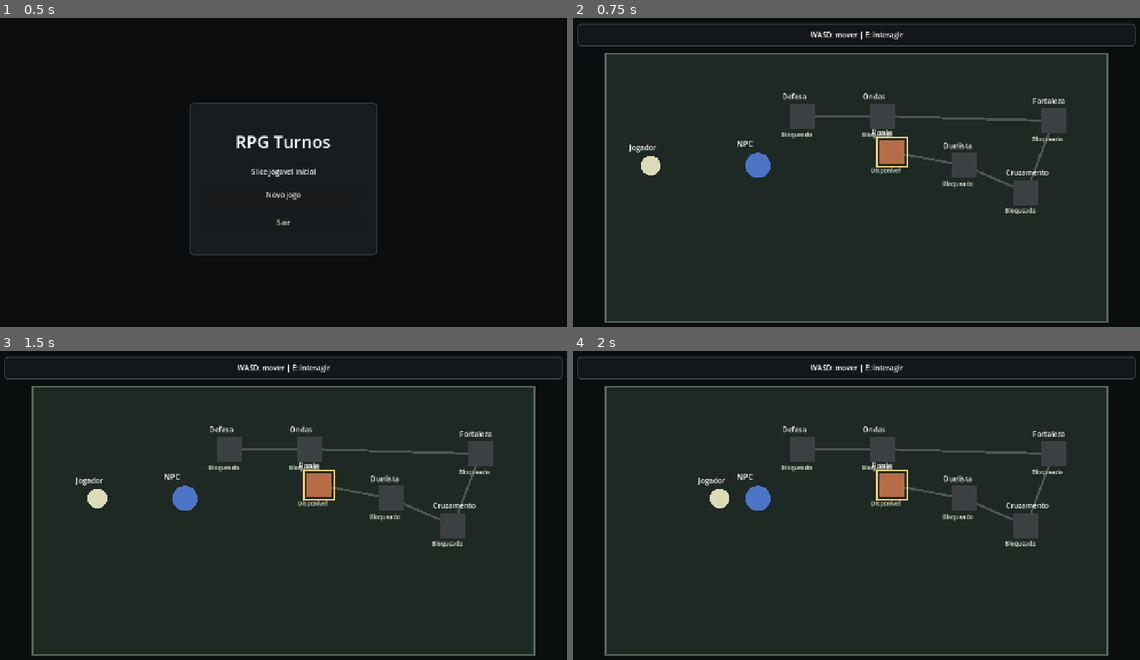
Above: before the commit, frames 1-4 (two rows, left to right).
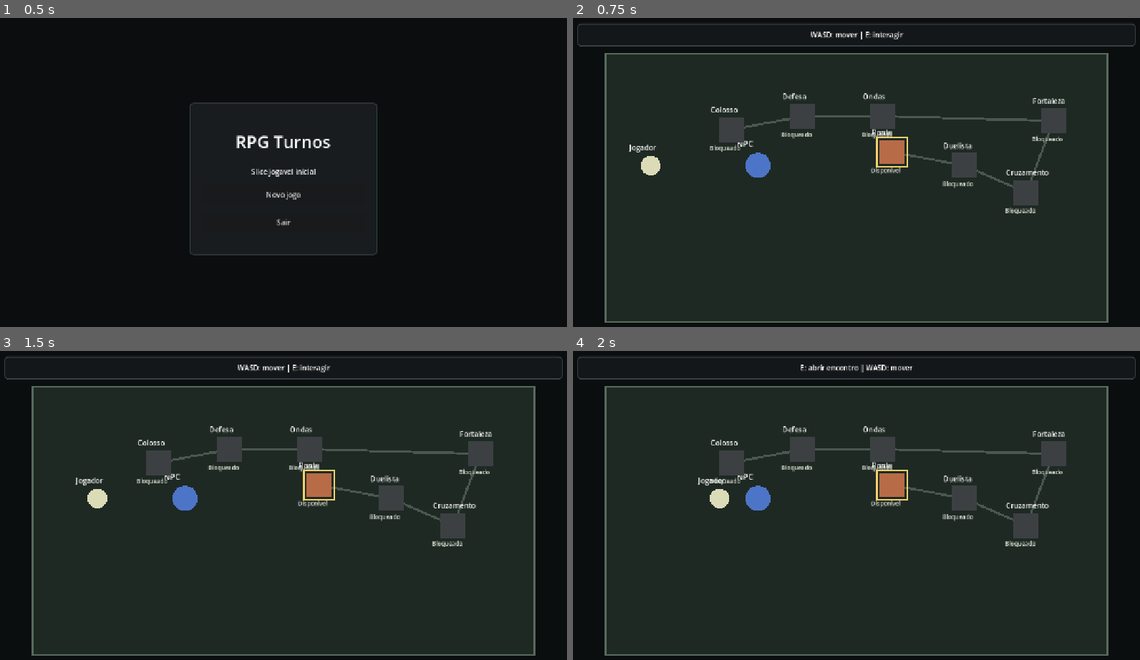
Above: after the commit, the same moments.

Repository: Bournellis/Studio
Game: Godot game, scene res://modes/boot/boot.tscn
Same seed, same stepped clock (60 frames per second), same inputs: the game is played once before the commit and once after it.
Inputs (mouse positions are in pixels of both pictures, inside the frame that each line leads up to):
- Up to frame 1 (0.5 s): no input
- Up to frame 2 (0.75 s): click "Novo jogo" at 0.5 s
- Up to frame 3 (1.5 s): tap Enter at 1.25 s; move the mouse to (408, 496) at 1.27 s; hold D from 1.28 s (still down); hold Shift from 1.28 s (still down); click (408, 496) at 1.42 s
- Up to frame 4 (2 s): keep holding D; keep holding Shift

Frame 1 is identical in both runs. In frame 2, 0.5% of the frame differs, in the area x 24-39%, y 28-44%; in frame 3, 0.5%; in frame 4, 0.8%, in the area x 24-60%, y 4-44%.

Commit message:
Implement rpg-turnos chefe multiparte mode

Diff:
--- a/Projetos/rpg-turnos/battle/battle_engine.gd
+++ b/Projetos/rpg-turnos/battle/battle_engine.gd
@@ -9,6 +9,7 @@
 const MODE_DUEL: String = "duelo"
 const MODE_WAVES: String = "ondas"
 const MODE_DEFENSE: String = "defesa"
+const MODE_BOSS_PARTS: String = "chefe_multiparte"
 
 const DAMAGE_FISICO_MELEE: String = "fisico_melee"
 const DAMAGE_FISICO_ALCANCE: String = "fisico_alcance"
@@ -65,6 +66,7 @@
 var wave_count: int = 0
 var defense_turn_limit: int = 0
 var defense_turns_survived: int = 0
+var boss_part_slots: Array[int] = []
 var active_player_id: String = PLAYER_ID
 var priority_owner_id: String = PLAYER_ID
 var consecutive_passes: int = 0
@@ -100,6 +102,7 @@
 	wave_count = 0
 	defense_turn_limit = 0
 	defense_turns_survived = 0
+	boss_part_slots = []
 	_waves = []
 	active_player_id = PLAYER_ID
 	priority_owner_id = PLAYER_ID
@@ -145,6 +148,10 @@
 		"defense_turn_limit": defense_turn_limit,
 		"defense_turns_survived": defense_turns_survived,
 		"defense_label": get_defense_label(),
+		"boss_part_slots": boss_part_slots.duplicate(),
+		"boss_parts_destroyed": _boss_parts_destroyed_count(),
+		"boss_part_count": boss_part_slots.size(),
+		"boss_label": get_boss_label(),
 		"active_player_id": active_player_id,
 		"priority_owner_id": priority_owner_id,
 		"consecutive_passes": consecutive_passes,
@@ -169,6 +176,8 @@
 			return "Ondas"
 		MODE_DEFENSE:
 			return "Defesa"
+		MODE_BOSS_PARTS:
+			return "Chefe multiparte"
 		_:
 			return modo_batalha
 
@@ -186,7 +195,15 @@
 	var wave_text: String = get_wave_label()
 	if wave_text != "":
 		return wave_text
-	return get_defense_label()
+	var defense_text: String = get_defense_label()
+	if defense_text != "":
+		return defense_text
+	return get_boss_label()
+
+func get_boss_label() -> String:
+	if modo_batalha != MODE_BOSS_PARTS or boss_part_slots.is_empty():
+		return ""
+	return "Partes %d/%d" % [_boss_parts_destroyed_count(), boss_part_slots.size()]
 
 func get_priority_label() -> String:
 	if outcome != "":
@@ -649,7 +666,7 @@
 	var player_hero_resource = _catalog.player_hero
 	var enemy_hero_resource = _catalog.enemy_hero
 	var encounter_mode: String = str(encounter.get("mode", MODE_CLEAR_BOARD))
-	var enemy_is_encounter_controller: bool = encounter_mode == MODE_CLEAR_BOARD or encounter_mode == MODE_WAVES or encounter_mode == MODE_DEFENSE
+	var enemy_is_encounter_controller: bool = encounter_mode == MODE_CLEAR_BOARD or encounter_mode == MODE_WAVES or encounter_mode == MODE_DEFENSE or encounter_mode == MODE_BOSS_PARTS
 	var player_controller: Dictionary = {
 		"id": PLAYER_ID,
 		"kind": "humano",
@@ -704,10 +721,23 @@
 	wave_index = 0
 	defense_turn_limit = int(encounter.get("defense_turn_limit", 0)) if modo_batalha == MODE_DEFENSE else 0
 	defense_turns_survived = 0
+	_configure_boss_parts(encounter)
 	if modo_batalha == MODE_WAVES and wave_count > 0:
 		_spawn_wave(0)
 	else:
 		_spawn_enemy_setups(Array(encounter.get("starting_enemy_slots", [])))
+
+func _configure_boss_parts(encounter: Dictionary) -> void:
+	boss_part_slots = []
+	if modo_batalha != MODE_BOSS_PARTS:
+		return
+	for raw_slot: Variant in Array(encounter.get("boss_part_slots", [])):
+		var slot_index: int = int(raw_slot)
+		if slot_index < 0 or slot_index >= enemy_slots.size():
+			continue
+		if boss_part_slots.has(slot_index):
+			continue
+		boss_part_slots.append(slot_index)
 
 func _spawn_wave(index: int) -> void:
 	if index < 0 or index >= _waves.size():
@@ -1276,6 +1306,8 @@
 		victory = wave_count > 0 and wave_index >= wave_count - 1 and _enemy_board_is_clear()
 	elif modo_batalha == MODE_DEFENSE:
 		victory = defense_turn_limit > 0 and defense_turns_survived >= defense_turn_limit
+	elif modo_batalha == MODE_BOSS_PARTS:
+		victory = _boss_parts_are_clear()
 	else:
 		victory = _enemy_board_is_clear()
 	if player_dead:
@@ -1292,6 +1324,16 @@
 		if occupant != null:
 			return false
 	return true
+
+func _boss_parts_are_clear() -> bool:
+	return not boss_part_slots.is_empty() and _boss_parts_destroyed_count() >= boss_part_slots.size()
+
+func _boss_parts_destroyed_count() -> int:
+	var destroyed: int = 0
+	for slot_index: int in boss_part_slots:
+		if slot_index < 0 or slot_index >= enemy_slots.size() or enemy_slots[slot_index] == null:
+			destroyed += 1
+	return destroyed
 
 func _ready_controller_slots(controller_id: String) -> void:
 	for owner_id: String in [controller_id, NEUTRAL_ID]:
--- a/Projetos/rpg-turnos/data/definitions/slice_catalog.json
+++ b/Projetos/rpg-turnos/data/definitions/slice_catalog.json
@@ -1496,6 +1496,39 @@
       "reward_cards": [
         "guardiao_portal"
       ]
+    },
+    {
+      "id": "colosso_fragmentado",
+      "display_name": "Colosso Fragmentado",
+      "mode": "chefe_multiparte",
+      "board_id": "muralha_desfiladeiro",
+      "boss_part_slots": [
+        0,
+        2,
+        5
+      ],
+      "notes": "Primeiro encontro do modo chefe_multiparte. O objetivo e destruir as partes marcadas do chefe: E1, E3 e ET. Suportes inimigos podem permanecer vivos; a vitoria nao exige limpar toda a mesa.",
+      "starting_enemy_slots": [
+        {
+          "slot": 0,
+          "card_id": "guardiao_portal"
+        },
+        {
+          "slot": 1,
+          "card_id": "bruto_ponte"
+        },
+        {
+          "slot": 2,
+          "card_id": "torre_blindada"
+        },
+        {
+          "slot": 5,
+          "card_id": "atirador_torre"
+        }
+      ],
+      "reward_cards": [
+        "campeao_guilda"
+      ]
     }
   ],
   "enemy_script": [],
--- a/Projetos/rpg-turnos/data/generated/slice_catalog.tres
+++ b/Projetos/rpg-turnos/data/generated/slice_catalog.tres
@@ -1066,4 +1066,25 @@
 "card_id": "atirador_torre",
 "slot": 5.0
 }]
+}, {
+"board_id": "muralha_desfiladeiro",
+"boss_part_slots": [0.0, 2.0, 5.0],
+"display_name": "Colosso Fragmentado",
+"id": "colosso_fragmentado",
+"mode": "chefe_multiparte",
+"notes": "Primeiro encontro do modo chefe_multiparte. O objetivo e destruir as partes marcadas do chefe: E1, E3 e ET. Suportes inimigos podem permanecer vivos; a vitoria nao exige limpar toda a mesa.",
+"reward_cards": ["campeao_guilda"],
+"starting_enemy_slots": [{
+"card_id": "guardiao_portal",
+"slot": 0.0
+}, {
+"card_id": "bruto_ponte",
+"slot": 1.0
+}, {
+"card_id": "torre_blindada",
+"slot": 2.0
+}, {
+"card_id": "atirador_torre",
+"slot": 5.0
+}]
 }])
--- a/Projetos/rpg-turnos/modes/battle/battle_root.gd
+++ b/Projetos/rpg-turnos/modes/battle/battle_root.gd
@@ -311,6 +311,8 @@
 		enemy_hero_label.text = "Sem heroi inimigo | Objetivo: vencer %s" % engine.get_wave_label()
 	elif engine.modo_batalha == BattleEngineScript.MODE_DEFENSE:
 		enemy_hero_label.text = "Sem heroi inimigo | Objetivo: sobreviver %s" % engine.get_defense_label()
+	elif engine.modo_batalha == BattleEngineScript.MODE_BOSS_PARTS:
+		enemy_hero_label.text = "Sem heroi inimigo | Objetivo: destruir %s" % engine.get_boss_label()
 	else:
 		enemy_hero_label.text = "Sem heroi inimigo | Objetivo: limpar a mesa"
 	enemy_hero_label.horizontal_alignment = HORIZONTAL_ALIGNMENT_CENTER
@@ -658,6 +660,8 @@
 			summary = "A invasao em ondas foi repelida."
 		elif engine.encounter_id == "defesa_do_portao":
 			summary = "O portao resistiu ao ataque inimigo."
+		elif engine.encounter_id == "colosso_fragmentado":
+			summary = "O Colosso Fragmentado perdeu todas as partes vitais."
 		GameSession.complete_encounter(summary)
 		GameSession.save_game()
 	else:
--- a/Projetos/rpg-turnos/modes/world/world_root.gd
+++ b/Projetos/rpg-turnos/modes/world/world_root.gd
@@ -11,6 +11,7 @@
 	{"id": "fortaleza_do_desfiladeiro", "label": "Fortaleza", "position": Vector2(1080, 230), "requires": "emboscada_no_cruzamento"},
 	{"id": "invasao_em_ondas", "label": "Ondas", "position": Vector2(700, 220), "requires": "fortaleza_do_desfiladeiro"},
 	{"id": "defesa_do_portao", "label": "Defesa", "position": Vector2(520, 220), "requires": "invasao_em_ondas"},
+	{"id": "colosso_fragmentado", "label": "Colosso", "position": Vector2(360, 250), "requires": "defesa_do_portao"},
 ]
 
 var player_position: Vector2 = Vector2(180, 330)
--- a/Projetos/rpg-turnos/tests/unit/test_battle_engine.gd
+++ b/Projetos/rpg-turnos/tests/unit/test_battle_engine.gd
@@ -233,6 +233,49 @@
 	assert_eq(engine.outcome, "victory")
 	assert_eq(engine.get_defense_label(), "Defesa 2/2")
 
+func test_chefe_multiparte_starts_without_enemy_hero_and_tracks_parts() -> void:
+	var engine = _start_engine(_starter_deck(), {"encounter_id": "colosso_fragmentado", "enemy_ai_enabled": false})
+	var enemy: Dictionary = engine._controller("inimigo")
+
+	assert_eq(engine.modo_batalha, "chefe_multiparte")
+	assert_false(enemy.has("hero"))
+	assert_eq(engine.enemy_health, 0)
+	assert_eq(engine.boss_part_slots.size(), 3)
+	assert_eq(engine.boss_part_slots[0], 0)
+	assert_eq(engine.boss_part_slots[1], 2)
+	assert_eq(engine.boss_part_slots[2], 5)
+	assert_eq(engine.get_boss_label(), "Partes 0/3")
+	assert_eq(str(engine.enemy_slots[0].get("card_id", "")), "guardiao_portal")
+	assert_eq(str(engine.enemy_slots[1].get("card_id", "")), "bruto_ponte")
+	assert_eq(str(engine.enemy_slots[2].get("card_id", "")), "torre_blindada")
+	assert_eq(str(engine.enemy_slots[5].get("card_id", "")), "atirador_torre")
+
+func test_chefe_multiparte_ignores_non_part_support_for_victory() -> void:
+	var engine = _start_engine(_starter_deck(), {"encounter_id": "colosso_fragmentado", "enemy_ai_enabled": false})
+	engine.enemy_slots[1] = null
+
+	engine._check_outcome()
+
+	assert_eq(engine.outcome, "")
+	assert_eq(engine.get_boss_label(), "Partes 0/3")
+
+	engine.enemy_slots[0] = null
+	engine._check_outcome()
+
+	assert_eq(engine.outcome, "")
+	assert_eq(engine.get_boss_label(), "Partes 1/3")
+
+func test_chefe_multiparte_wins_when_all_parts_are_destroyed_even_with_support_alive() -> void:
+	var engine = _start_engine(_starter_deck(), {"encounter_id": "colosso_fragmentado", "enemy_ai_enabled": false})
+	engine.enemy_slots[0] = null
+	engine.enemy_slots[2] = null
+	engine.enemy_slots[5] = null
+
+	engine._check_outcome()
+
+	assert_true(engine.enemy_slots[1] != null)
+	assert_eq(engine.outcome, "victory")
+
 func test_enemy_hero_power_uses_golpe_direto_once() -> void:
 	var engine = _start_engine(_starter_deck(), {"encounter_id": "duelista_bandido", "enemy_ai_enabled": false})
 	engine.active_player_id = "inimigo"
--- a/Projetos/rpg-turnos/tests/unit/test_battle_ui.gd
+++ b/Projetos/rpg-turnos/tests/unit/test_battle_ui.gd
@@ -81,6 +81,19 @@
 	assert_eq(root.engine.modo_batalha, "defesa")
 	assert_true(root.wave_label.visible)
 	assert_eq(root.wave_label.text, "Defesa 0/2")
+	assert_true(root.status_label.text.contains("Sem heroi inimigo"))
+	root.free()
+
+func test_battle_header_exposes_boss_part_progress_for_chefe_multiparte() -> void:
+	GameSession.set_active_encounter("colosso_fragmentado")
+	var root = BattleRootScript.new()
+	add_child(root)
+	await get_tree().process_frame
+	root.engine._enemy_ai_enabled = false
+
+	assert_eq(root.engine.modo_batalha, "chefe_multiparte")
+	assert_true(root.wave_label.visible)
+	assert_eq(root.wave_label.text, "Partes 0/3")
 	assert_true(root.status_label.text.contains("Sem heroi inimigo"))
 	root.free()
 
Not shown, changed: 08_Coordenacao_Agentes/Estado_Atual.md
Not shown, added: 08_Coordenacao_Agentes/Kanban/Done/2026-05-06_codex_rpg-turnos_chefe-multiparte-mode.md
Not shown, changed: Projetos/rpg-turnos/docs/game-design-document.md
Not shown, changed: Projetos/rpg-turnos/implementation/current-status.md
Not shown, changed: Projetos/rpg-turnos/implementation/roadmap.md
Not shown, changed: Projetos/rpg-turnos/implementation/tracks/track-01-foundation-first-prototype/cardgame-core-implementation-plan.md
Not shown, changed: Projetos/rpg-turnos/implementation/tracks/track-01-foundation-first-prototype/current-status.md
